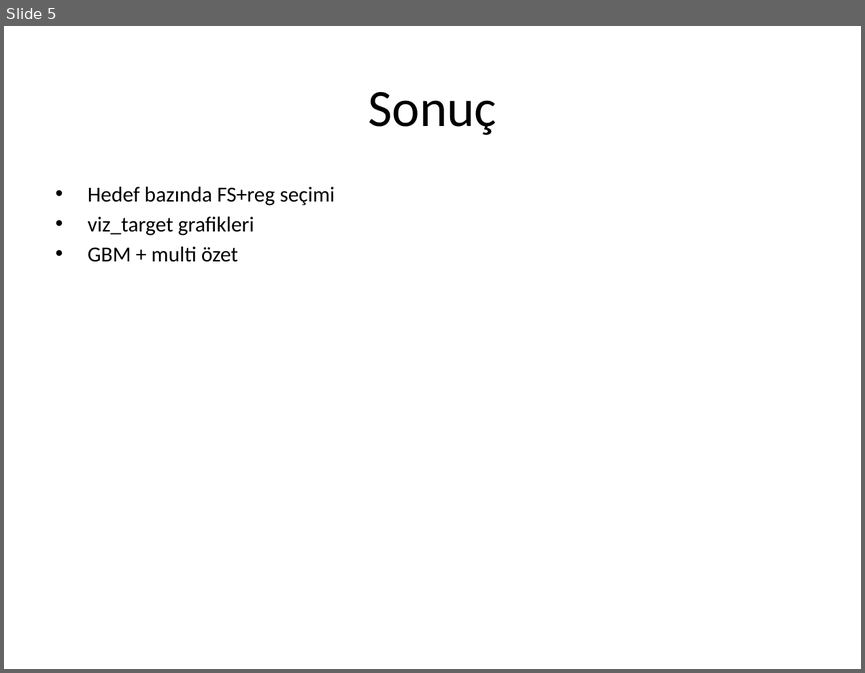
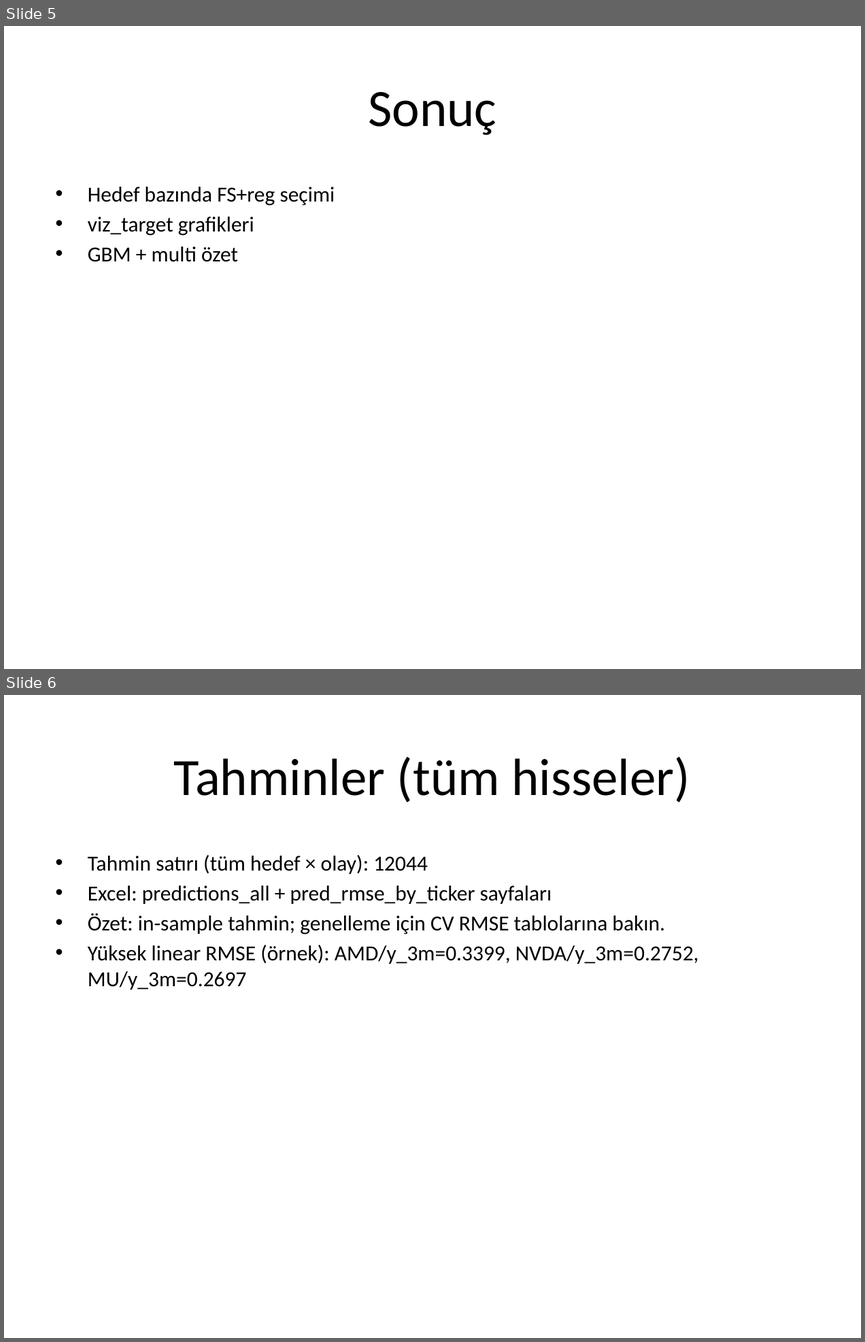
Before and after one commit to steetstyle/home-work-ml, a slide deck: presentation_soyad.pptx. Shown one above the other, each under a label of ours: slide 5 before the commit, slides 5 and 6 after it. The pictures are 865x673 and 865x1342 pixels, drawn with LibreOffice and Linux fonts; fonts in the diff are those of the drawing. Boxes give left, top, right and bottom in pixels: in the first picture for what was removed or moved away, otherwise in the second. Text is boxed around its words. In the diff, an @@ line names an element or a change of style, - is before the commit and + after.

```diff
--- a/presentation_soyad.pptx
+++ b/presentation_soyad.pptx
@@ slide 6 added at [4,695,861,1338], background #FFFFFF @@
@@ title added at [174,757,690,802], 44 pt, text #000000 @@
+Tahminler (tüm hisseler)
@@ text added at [88,855,699,989], 18 pt, text #000000 @@
+• Tahmin satırı (tüm hedef × olay): 12044
+• Excel: predictions_all + pred_rmse_by_ticker sayfaları
+• Özet: in-sample tahmin; genelleme için CV RMSE tablolarına bakın.
+• Yüksek linear RMSE (örnek): AMD/y_3m=0.3399, NVDA/y_3m=0.2752, MU/y_3m=0.2697
```
Also in this commit, not shown: 5 other files.
